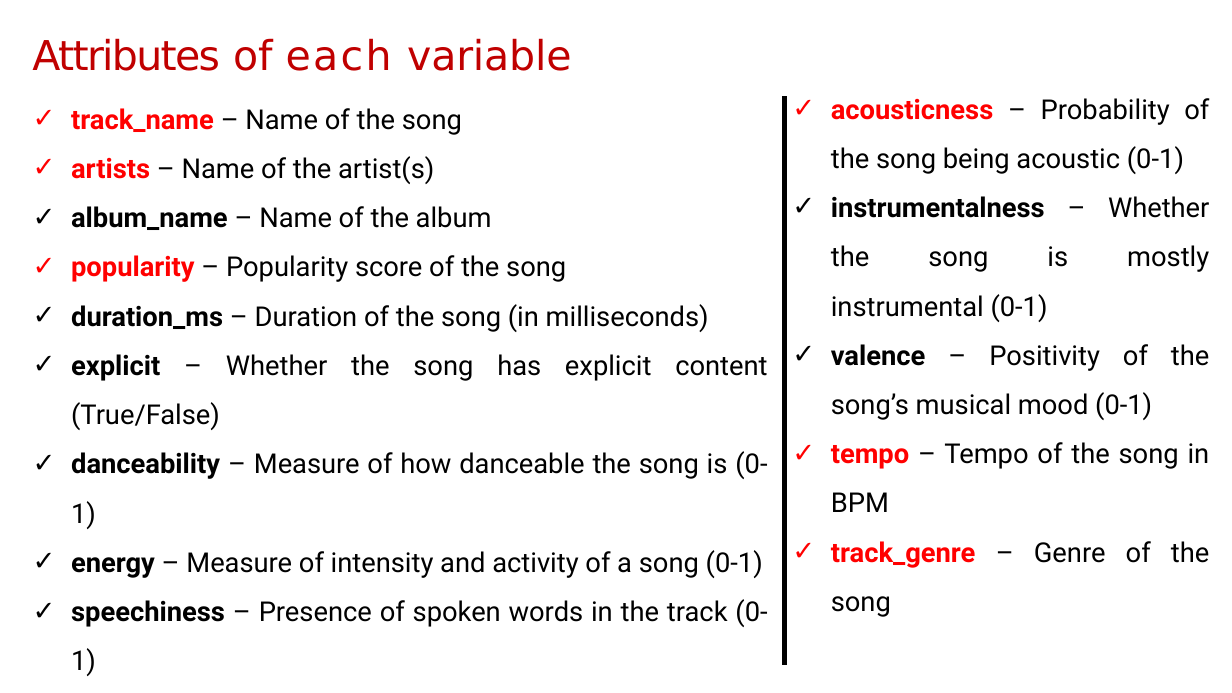
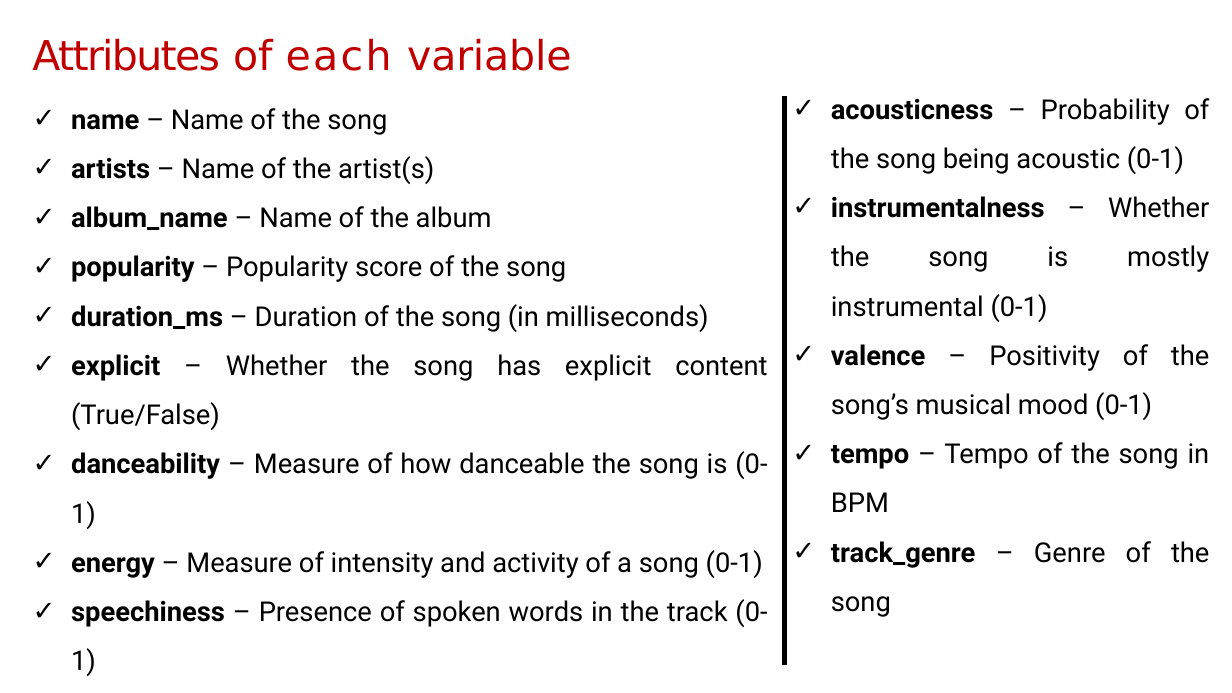
Before and after one commit to Rajeevkavala/Application-Development, a slide deck: slide 5 of Project/Music_Recommendation_Review-1.pptx (slide 7 before the commit). Drawn at 1232x693 pixels with LibreOffice and Linux fonts; fonts in the diff are those of the drawing; background and template pictures are left out. Boxes give left, top, right and bottom in pixels: in the first picture for what was removed or moved away, otherwise in the second. Text is boxed around its words. In the diff, an @@ line names an element or a change of style, - is before the commit and + after.

```diff
--- a/Project/Music_Recommendation_Review-1.pptx
+++ b/Project/Music_Recommendation_Review-1.pptx
@@ text at [71,108,387,135]: text changed @@
-✓ track_name – Name of the song
+✓ name – Name of the song
@@ text at [831,98,1210,617]: text colour #FF0000 to #000000 in "acousticness", "tempo", "track_genre" @@
@@ text at [71,156,566,282]: text colour #FF0000 to #000000 in "artists", "popularity" @@
```
Also in this commit, not shown: 2 other slides changed, 7 slides added, 3 slides removed, 5 other files.
